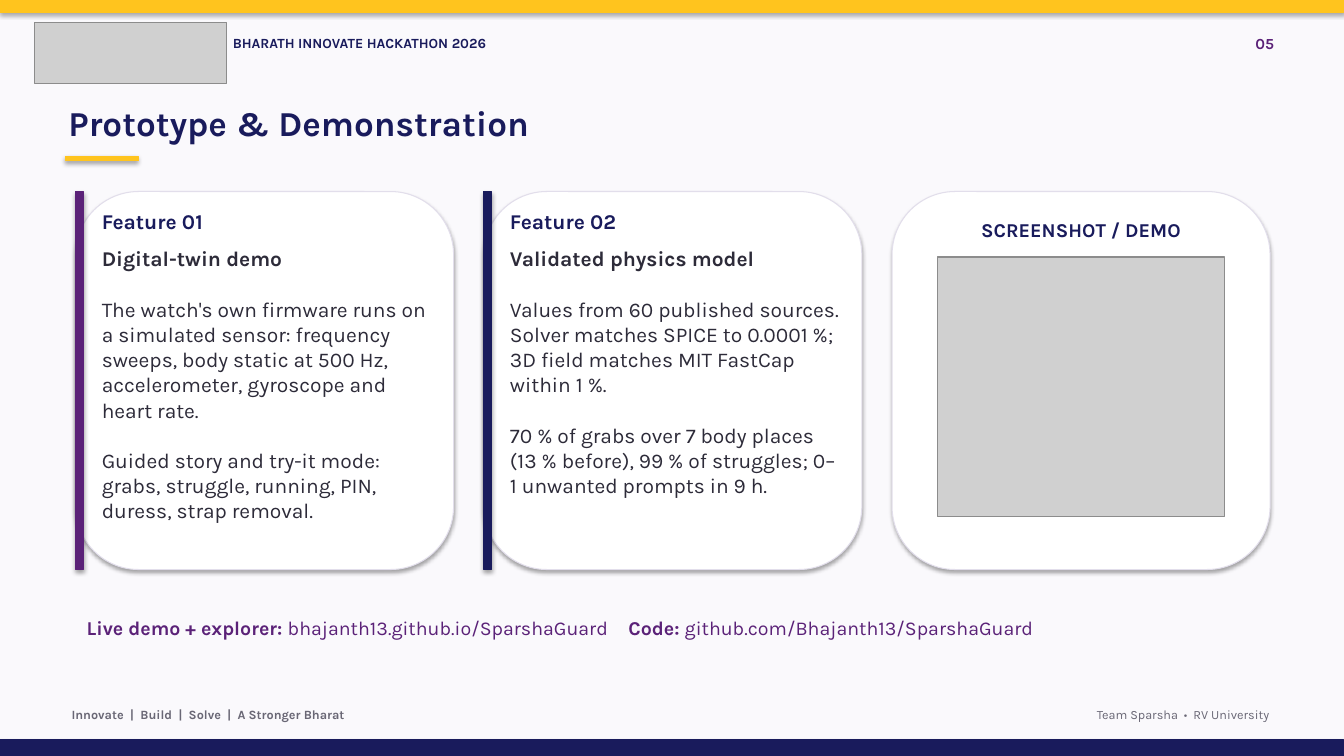
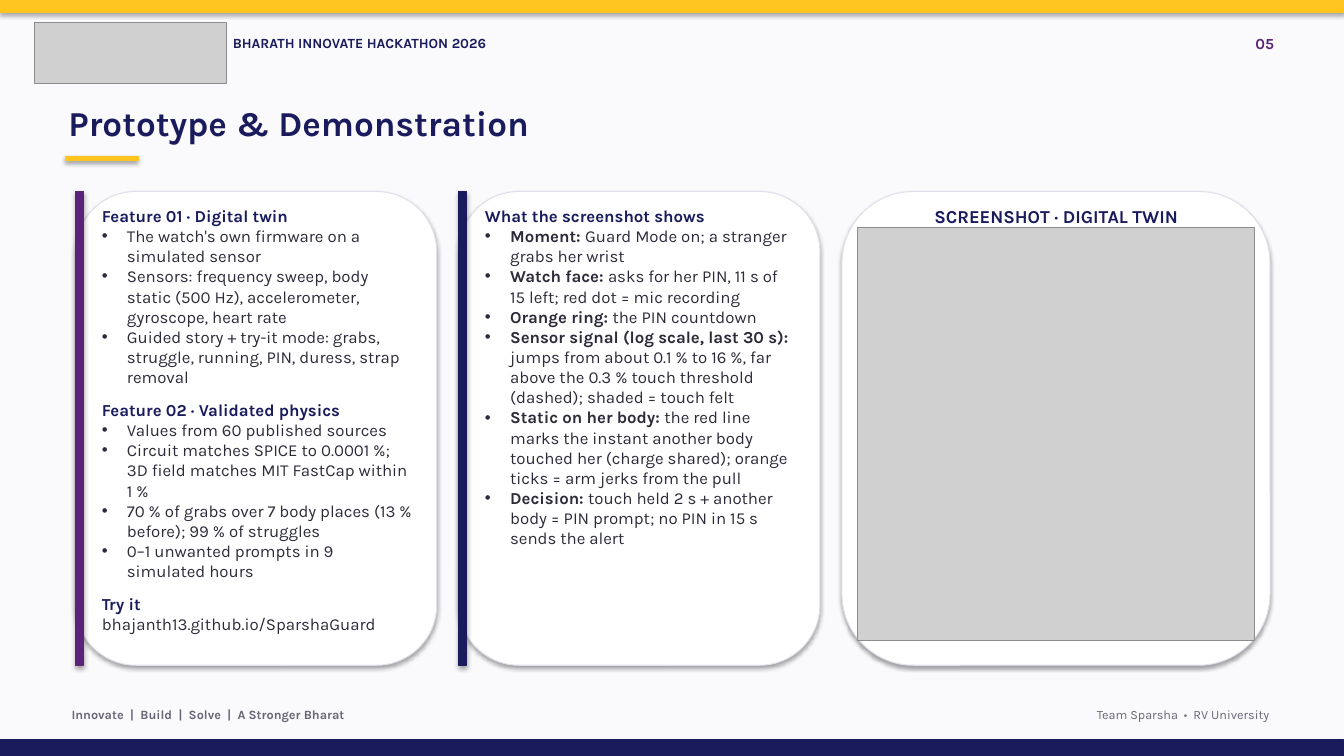
Before and after one commit to Bhajanth13/SparshaGuard, a slide deck: slide 5 of docs/SparshaGuard_BIH2026.pptx. Drawn at 1344x756 pixels with LibreOffice and Linux fonts; fonts in the diff are those of the drawing; grey boxes stand for pictures. Boxes give left, top, right and bottom in pixels: in the first picture for what was removed or moved away, otherwise in the second. Text is boxed around its words. In the diff, an @@ line names an element or a change of style, - is before the commit and + after.

Commit message:
Deck slides 3-5: bullet points, solution modes and PINs, rebuilt demo slide with a legible screenshot

```diff
--- a/docs/SparshaGuard_BIH2026.pptx
+++ b/docs/SparshaGuard_BIH2026.pptx
@@ rounded rectangle: place and size @@
-rounded rectangle at [76,192,454,570]
+rounded rectangle at [76,192,437,665]
@@ rectangle: place and size @@
-rectangle at [76,192,83,570]
+rectangle at [76,192,83,665]
@@ rounded rectangle: place and size @@
-rounded rectangle at [484,192,862,570]
+rounded rectangle at [459,192,820,665]
@@ rectangle: place and size @@
-rectangle at [484,192,491,570]
+rectangle at [459,192,466,665]
@@ rounded rectangle: place and size @@
-rounded rectangle at [892,192,1270,570]
+rounded rectangle at [842,192,1270,665]
@@ text at [102,210,408,634]: text changed; size 15 to 12 pt @@
-Digital-twin demo
-The watch's own firmware runs on a simulated sensor: frequency sweeps, body static at 500 Hz, accelerometer, gyroscope and heart rate.
-Guided story and try-it mode: grabs, struggle, running, PIN, duress, strap removal.
+Feature 01 · Digital twin
+• The watch's own firmware on a simulated sensor
+• Sensors: frequency sweep, body static (500 Hz), accelerometer, gyroscope, heart rate
+• Guided story + try-it mode: grabs, struggle, running, PIN, duress, strap removal
+Feature 02 · Validated physics
+• Values from 60 published sources
+• Circuit matches SPICE to 0.0001 %; 3D field matches MIT FastCap within 1 %
+• 70 % of grabs over 7 body places (13 % before); 99 % of struggles
+• 0–1 unwanted prompts in 9 simulated hours
+Try it
+bhajanth13.github.io/SparshaGuard
@@ text removed at [102,215,203,230] @@
-Feature 01
@@ text at [485,210,788,544]: text changed; size 15 to 12 pt @@
-Validated physics model
-Values from 60 published sources. Solver matches SPICE to 0.0001 %; 3D field matches MIT FastCap within 1 %.
-70 % of grabs over 7 body places (13 % before), 99 % of struggles; 0–1 unwanted prompts in 9 h.
+What the screenshot shows
+• Moment: Guard Mode on; a stranger grabs her wrist
+• Watch face: asks for her PIN, 11 s of 15 left; red dot = mic recording
+• Orange ring: the PIN countdown
+• Sensor signal (log scale, last 30 s): jumps from about 0.1 % to 16 %, far above the 0.3 % touch threshold (dashed); shaded = touch felt
+• Static on her body: the red line marks the instant another body touched her (charge shared); orange ticks = arm jerks from the pull
+• Decision: touch held 2 s + another body = PIN prompt; no PIN in 15 s sends the alert
@@ text removed at [510,215,616,230] @@
-Feature 02
@@ picture added at [857,228,1254,641] @@
@@ text at [934,211,1177,228]: text changed; size 14 to 13 pt @@
-SCREENSHOT / DEMO
+SCREENSHOT · DIGITAL TWIN
@@ picture removed at [938,257,1225,516] @@
@@ text removed at [87,620,1033,640] @@
-Live demo + explorer: bhajanth13.github.io/SparshaGuard Code: github.com/Bhajanth13/SparshaGuard
```
Also in this commit, not shown: 2 other slides changed.
